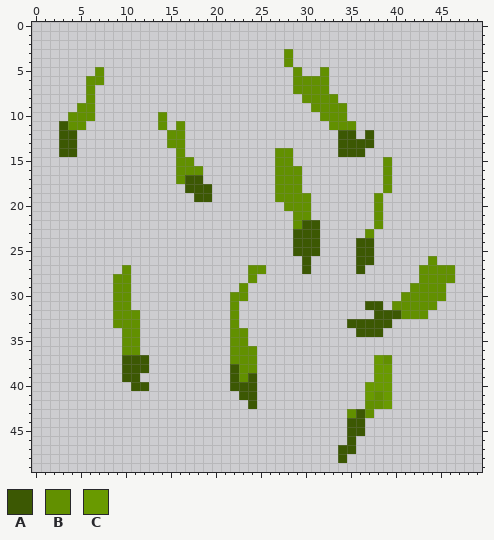
One commit to this pixel-art sprite: assets/potatostage2.png. Above is the file before it was changed.
The file is 50x50 pixels.
Palette (. is transparent): A #3c5803  B #629000  C #699a00
After:
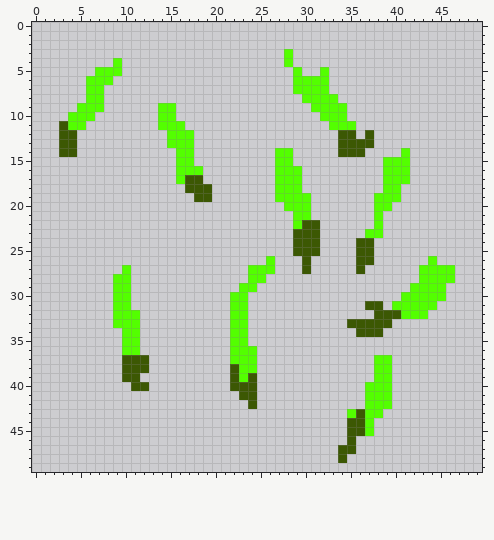
Change:
Colour B changes from #629000 to #53ff00.
There is now colour B in row 4 at x 9; in row 5 at x 8 to 9; in row 6 at x 8; in rows 7 to 8 at x 7; in row 9 at x 7 and 14 to 15; in rows 10 to 11 at x 15.
There is now colour B in rows 12 to 13 at x 17; in row 14 at x 17 and 41; in rows 15 to 17 at x 40 to 41; in row 18 at x 40; in row 19 at x 39 to 40; in row 20 at x 39.
There is now colour B in row 23 at x 38; in rows 26 to 27 at x 26; in row 28 at x 25; in row 29 at x 24; in rows 31 to 33 at x 23; in row 43 at x 38.
There is now colour B in rows 44 to 45 at x 37.
The edit turns colour C into colour B in row 37 at x 38; in rows 38 to 39 at x 38 to 39; in row 40 at x 37 to 39; in row 41 at x 37 and 39; in row 42 at x 39.
